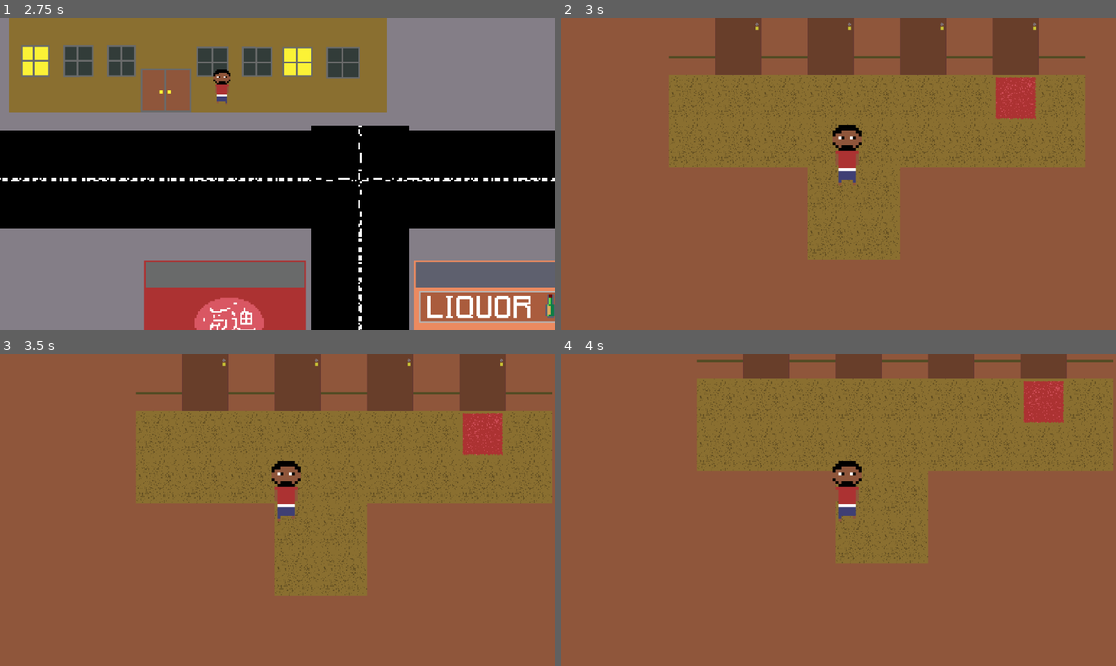
Above: before the commit, frames 1-4 (two rows, left to right).
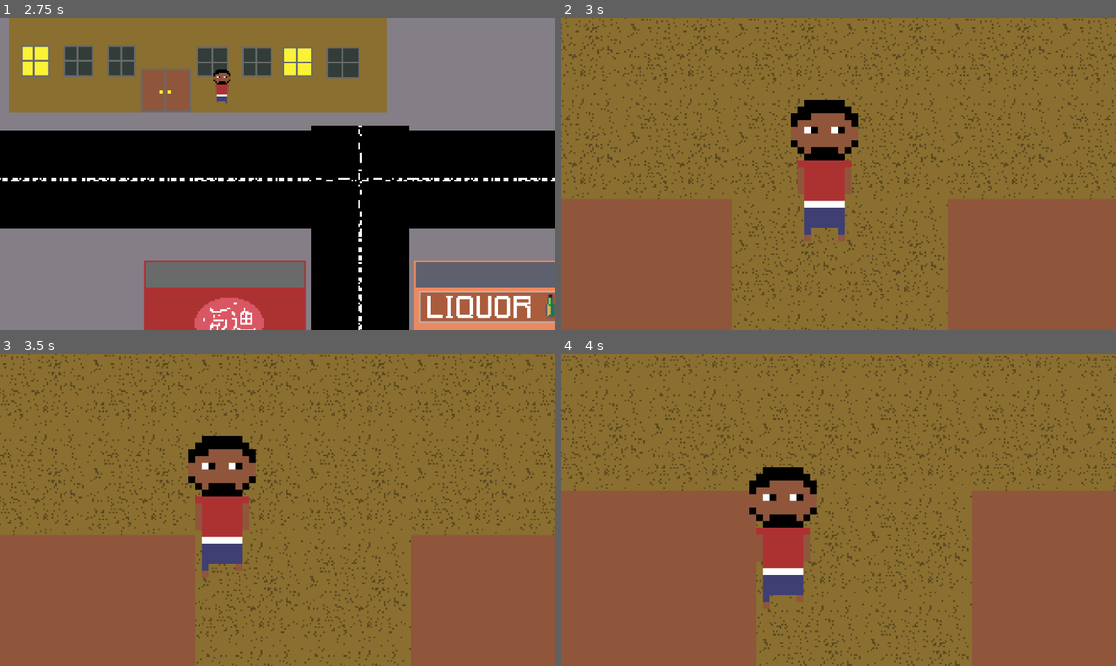
Above: after the commit, the same moments.

Repository: d0if/hood-rpg
Game: Godot game, scene res://Scenes/world.tscn
Same seed, same stepped clock (60 frames per second), same inputs: the game is played once before the commit and once after it. This scene is started directly instead of the project's main scene.
Inputs:
- Up to frame 1 (2.75 s): tap Enter at 0.5 s; hold Up (ui_up) 0.53-2.03 s; tap Space at 2 s; hold Left (ui_left) from 2.03 s (still down)
- Up to frame 2 (3 s): keep holding Left (ui_left)
- Up to frame 3 (3.5 s): keep holding Left (ui_left)
- Up to frame 4 (4 s): release Left (ui_left) at 3.53 s; hold Down (ui_down) from 3.53 s (still down)

Frame 1 is identical in both runs. In frame 2, 52% of the frame differs, in the area x 0-100%, y 0-100%; in frame 3, 51%; in frame 4, 41%.

Commit message:
8-8-2024

Diff:
--- /dev/null
+++ b/Godot/Scenes/door.tscn
@@ -0,0 +1,3 @@
+[gd_scene format=3 uid="uid://bbsav1rsm67u2"]
+
+[node name="DOOR" type="Node2D"]
--- a/Godot/Scripts/Player.gd
+++ b/Godot/Scripts/Player.gd
@@ -9,7 +9,7 @@
 
 func _physics_process(delta):
 	player_movement(delta)
-	current_camera()
+	#current_camera()
 
 func player_movement(delta):
 
